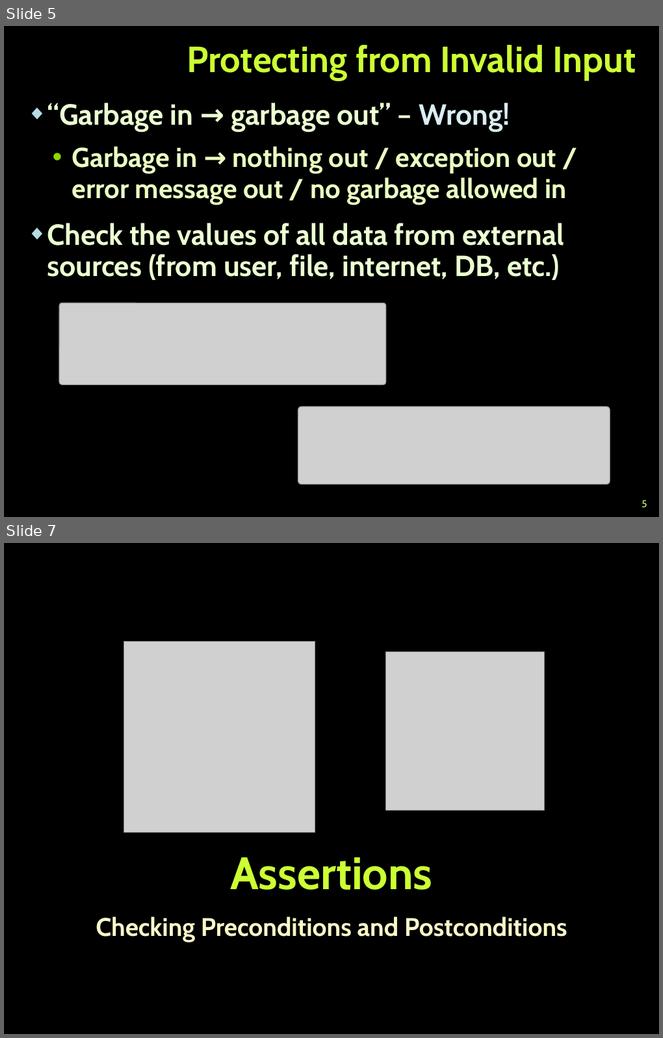
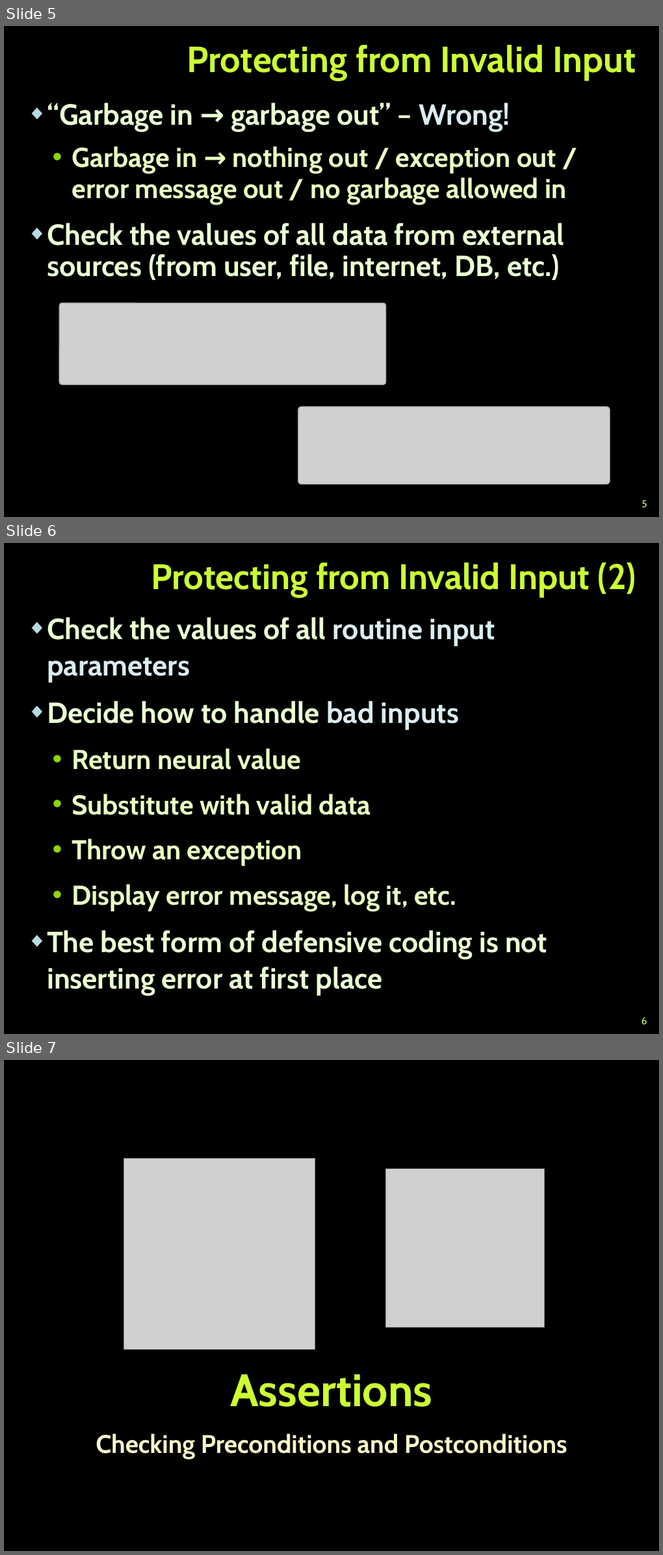
Before and after one commit to martin-nikolov/Telerik-Academy, a slide deck: Programming with C#/4. C# High-Quality Code/08. Defensive Programming, Assertions and Exceptions/Defensive Programming and Exceptions.pptx. Shown one above the other, each under a label of ours: slides 5 and 7 before the commit, slides 5, 6 and 7 after it; the slides between them are not shown. The pictures are 663x1038 and 663x1555 pixels, drawn with LibreOffice and Linux fonts; fonts in the diff are those of the drawing; grey boxes stand for pictures; background and template pictures are left out. Boxes give left, top, right and bottom in pixels: in the first picture for what was removed or moved away, otherwise in the second. Text is boxed around its words. In the diff, an @@ line names an element or a change of style, - is before the commit and + after.

```diff
--- a/Programming with C#/4. C# High-Quality Code/08. Defensive Programming, Assertions and Exceptions/Defensive Programming and Exceptions.pptx
+++ b/Programming with C#/4. C# High-Quality Code/08. Defensive Programming, Assertions and Exceptions/Defensive Programming and Exceptions.pptx
@@ slide 6 added at [4,543,659,1034], background picture (left out) @@
@@ title added at [151,563,636,597], 39 pt, text #CCFF33, bold @@
+Protecting from Invalid Input (2)
@@ text added at [47,617,547,995], 32 pt, text #EBFFD2, bold @@
+◆ Check the values of all routine input parameters
+◆ Decide how to handle bad inputs
+  • Return neural value
+  • Substitute with valid data
+  • Throw an exception
+  • Display error message, log it, etc.
+◆ The best form of defensive coding is not inserting error at first place
@@ page number added at [642,1017,648,1025], 11 pt, text #CCFF66 @@
+6
```
Also in this commit, not shown: 3 slides changed, 1 slide removed, 9 other files.
